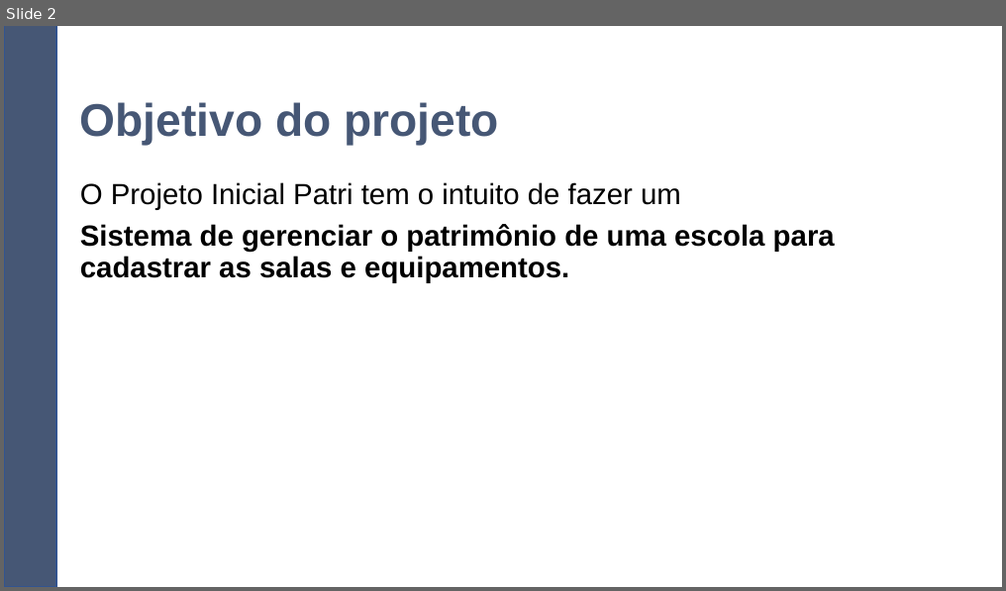
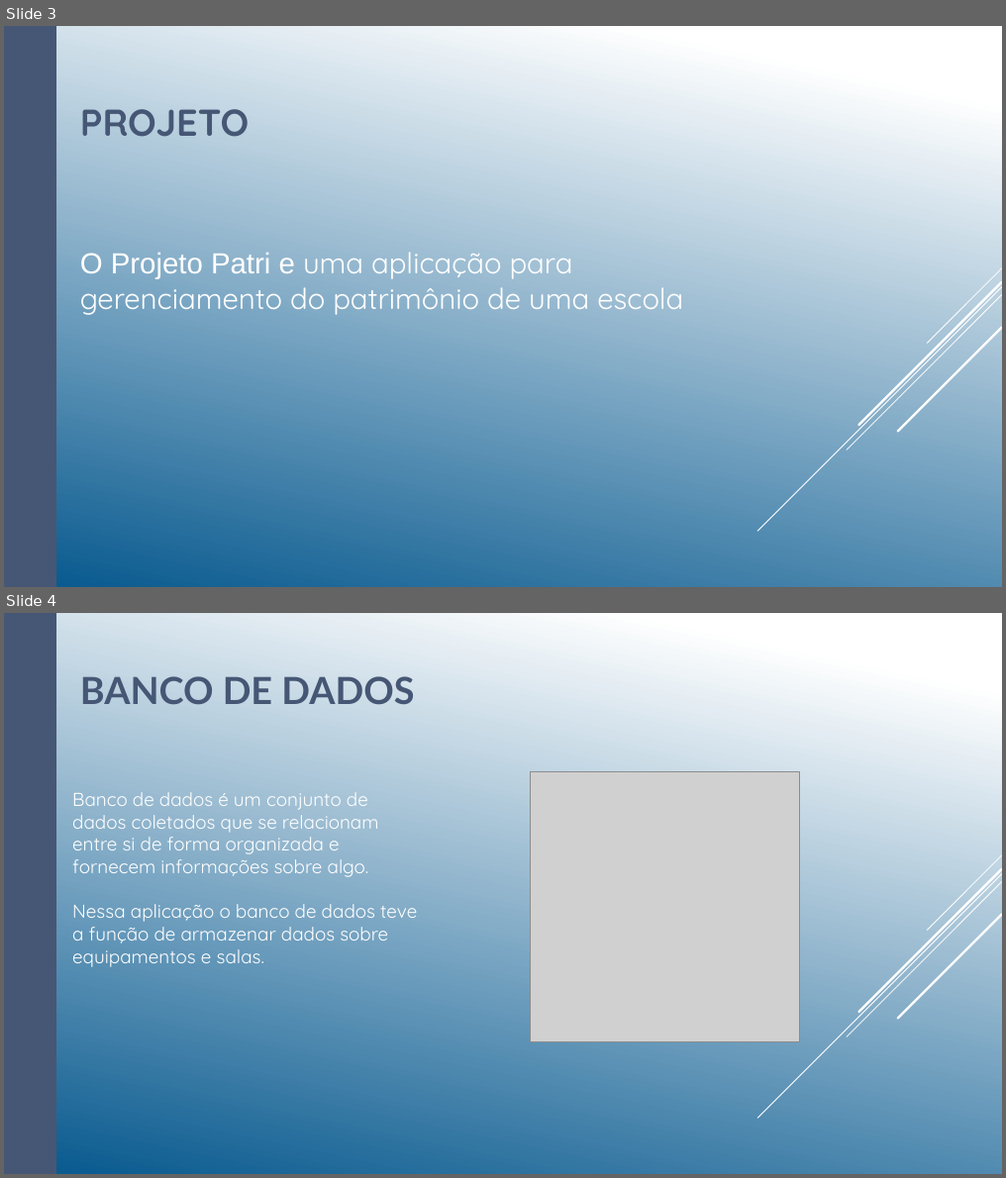
Before and after one commit to mateusrodsilva/Projeto_Inicial-3T, a slide deck: Apresentação Grupo 4 -Projeto Inicial Patri.pptx. Shown one above the other, each under a label of ours: slide 2 before the commit, slides 3 and 4 after it. The pictures are 1006x591 and 1006x1178 pixels, drawn with LibreOffice and Linux fonts; fonts in the diff are those of the drawing; grey boxes stand for pictures. Boxes give left, top, right and bottom in pixels: in the first picture for what was removed or moved away, otherwise in the second. Text is boxed around its words. In the diff, an @@ line names an element or a change of style, - is before the commit and + after.

```diff
--- a/Apresentação Grupo 4 -Projeto Inicial Patri.pptx
+++ b/Apresentação Grupo 4 -Projeto Inicial Patri.pptx
@@ slide 4 added at (4,613,1002,1174), background gradient #FFFFFF to #06588E; not listed: 5 template elements that a slide beside it also shows @@
@@ rectangle added at (4,613,56,1174), fill #465775 @@
@@ title added at (80,676,414,704), 36 pt, text #465775, bold @@
+BANCO DE DADOS
@@ picture added at (531,772,800,1042) @@
@@ text added at (72,792,417,967), 18 pt, text #FFFFFF @@
+Banco de dados é um conjunto de dados coletados que se relacionam
+entre si de forma organizada e
+fornecem informações sobre algo.
+Nessa aplicação o banco de dados teve a função de armazenar dados sobre equipamentos e salas.
@@ what was slide 2 is now slide 3 @@
@@ slide 3 changed as well @@
@@ background #FFFFFF to gradient #FFFFFF to #06588E @@
@@ rectangle at (4,26,56,587): outline #325491 1 pt to none @@
@@ title at (80,109,250,137): text changed; size 44 to 36 pt; font Arial to Quicksand @@
-Objetivo do projeto
+PROJETO
@@ text "O Projeto Patri e uma ..." at (80,252,683,315): vertical alignment top to middle @@
@@ text at (80,252,683,315): text changed; font Arial to Quicksand; text colour #000000 to #FFFFFF; bold off @@
-O Projeto Inicial Patri tem o intuito de fazer um
-Sistema de gerenciar o patrimônio de uma escola para cadastrar as salas e equipamentos.
+O Projeto Patri e uma aplicação para gerenciamento do patrimônio de uma escola
@@ group added at (757,269,1002,531): 5 lines @@
```
Also in this commit, not shown: 3 other slides changed, 2 other slides added, 3 slides removed.
